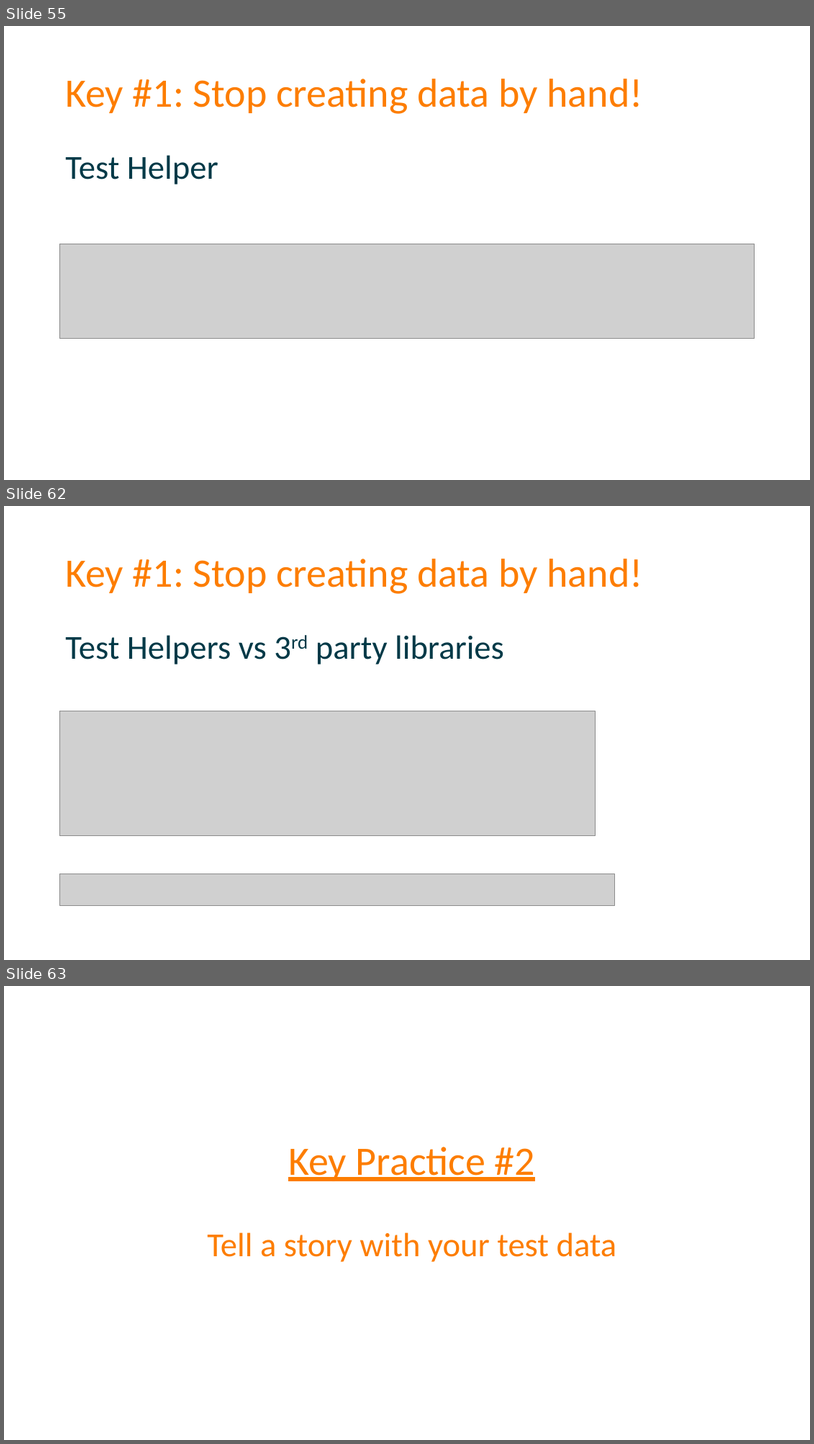
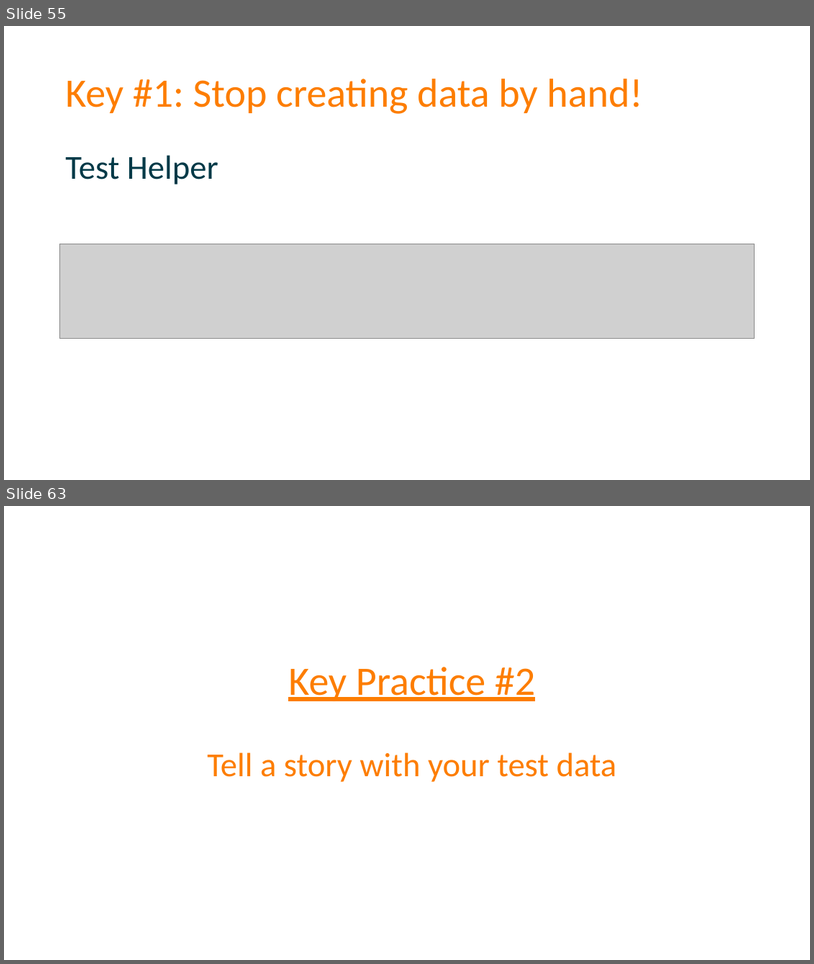
Before and after one commit to spetryjohnson/Talk-Patterns_of_Effective_Test_Setup, a slide deck: POETS - CodeMash 2017.pptx. Shown one above the other, each under a label of ours: slides 55, 62 and 63 before the commit, slides 55 and 63 after it; the slides between them are not shown. The pictures are 814x1444 and 814x964 pixels, drawn with LibreOffice and Linux fonts; fonts in the diff are those of the drawing; grey boxes stand for pictures. Boxes give left, top, right and bottom in pixels: in the first picture for what was removed or moved away, otherwise in the second. Text is boxed around its words. In the diff, an @@ line names an element or a change of style, - is before the commit and + after.

```diff
--- a/POETS - CodeMash 2017.pptx
+++ b/POETS - CodeMash 2017.pptx
@@ slide 62 removed at (x1=4, y1=506, x2=810, y2=960), background #FFFFFF @@
@@ title removed at (x1=65, y1=559, x2=643, y2=594) @@
-Key #1: Stop creating data by hand!
@@ text removed at (x1=65, y1=635, x2=504, y2=664) @@
-Test Helpers vs 3rd party libraries
@@ picture removed at (x1=59, y1=710, x2=596, y2=836) @@
@@ picture removed at (x1=59, y1=874, x2=615, y2=906) @@
```
Also in this commit, not shown: 13 slides changed, 1 slide added, 1 other slide removed.
